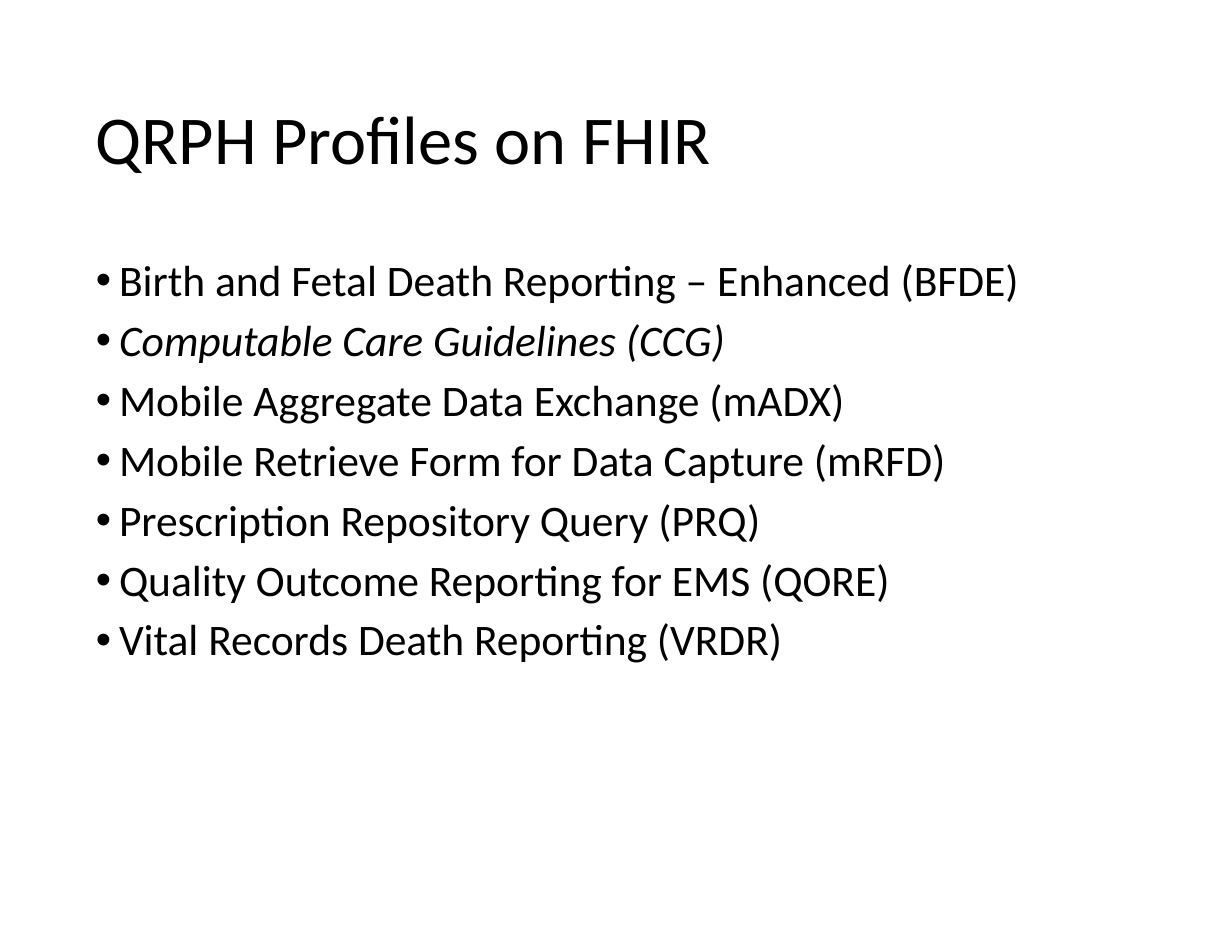
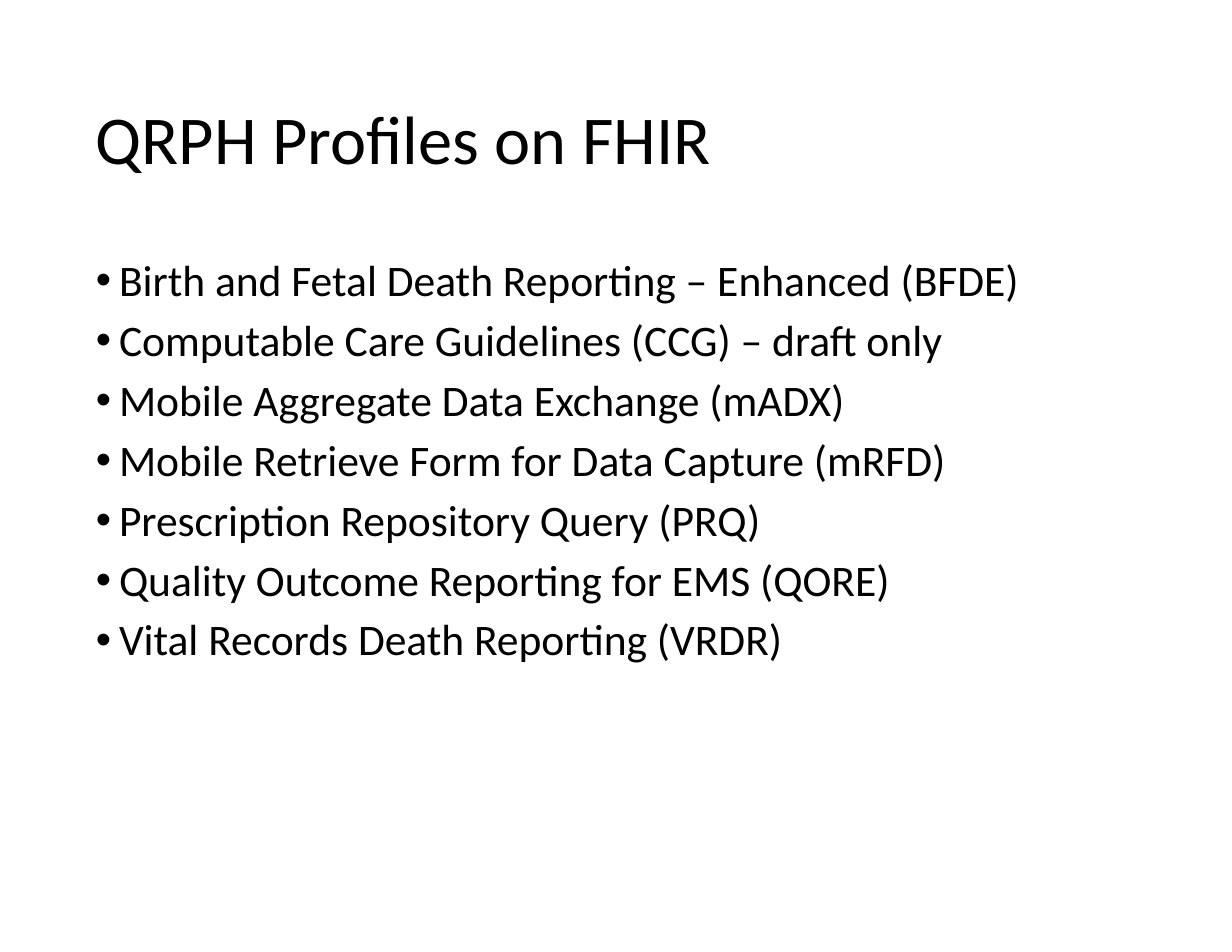
Before and after one commit to IHE/IT-Infrastructure, a slide deck: slide 14 of Presentations/IHE-FHIR-Brief.pptx (slide 12 before the commit). Drawn at 1232x952 pixels with LibreOffice and Linux fonts; fonts in the diff are those of the drawing. Boxes give left, top, right and bottom in pixels: in the first picture for what was removed or moved away, otherwise in the second. Text is boxed around its words. In the diff, an @@ line names an element or a change of style, - is before the commit and + after.

Commit message:
update IHE FHIR Brief

```diff
--- a/Presentations/IHE-FHIR-Brief.pptx
+++ b/Presentations/IHE-FHIR-Brief.pptx
@@ text at [119,324,941,363]: text changed; italic off @@
-• Computable Care Guidelines (CCG)
+• Computable Care Guidelines (CCG) – draft only
```
Also in this commit, not shown: 8 other slides changed, 2 slides added.
